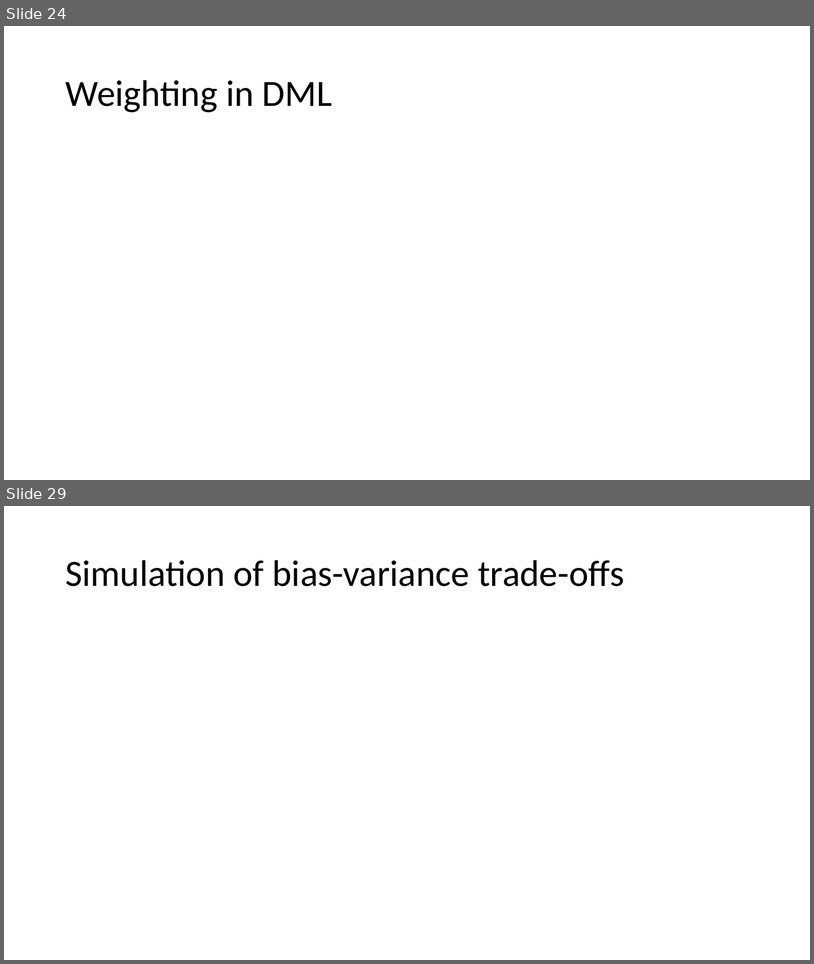
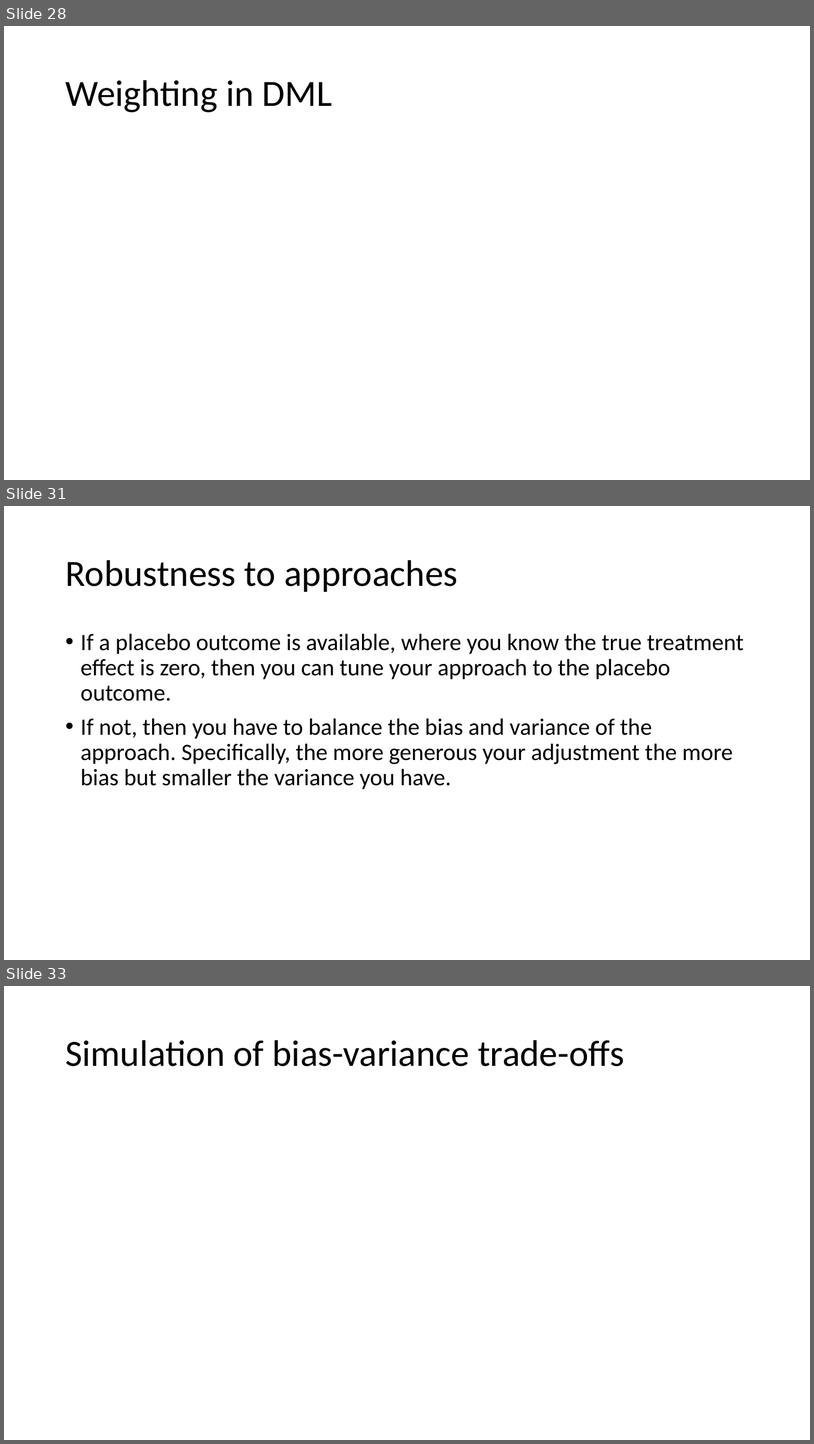
Before and after one commit to shoepaladin/causalinference_crashcourse, a slide deck: Powerpoints/4 Best Practices (WIP).pptx. Shown one above the other, each under a label of ours: slides 24 and 29 before the commit, slides 28, 31 and 33 after it; the slides between them are not shown. The pictures are 814x964 and 814x1444 pixels, drawn with LibreOffice and Linux fonts; fonts in the diff are those of the drawing; grey boxes stand for pictures. Boxes give left, top, right and bottom in pixels: in the first picture for what was removed or moved away, otherwise in the second. Text is boxed around its words. In the diff, an @@ line names an element or a change of style, - is before the commit and + after.

```diff
--- a/Powerpoints/4 Best Practices (WIP).pptx
+++ b/Powerpoints/4 Best Practices (WIP).pptx
@@ slide 31 added at bbox=[4, 506, 810, 960], background #FFFFFF @@
@@ title added at bbox=[65, 560, 458, 592], 44 pt, text #000000 @@
+Robustness to approaches
@@ text added at bbox=[81, 633, 744, 789], 28 pt, text #000000 @@
+• If a placebo outcome is available, where you know the true treatment effect is zero, then you can tune your approach to the placebo outcome.
+• If not, then you have to balance the bias and variance of the approach. Specifically, the more generous your adjustment the more bias but smaller the variance you have.
@@ what was slide 24 is now slide 28 @@
@@ what was slide 29 is now slide 33 @@
```
Also in this commit, not shown: 2 slides changed, 7 other slides added, 4 slides removed, 6 other files.
